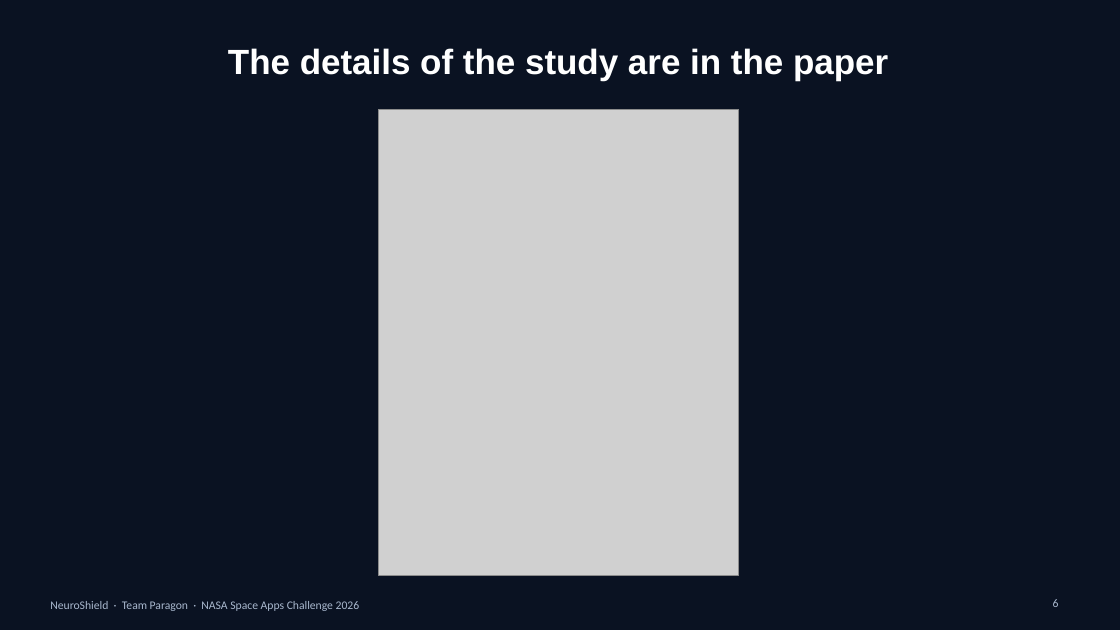
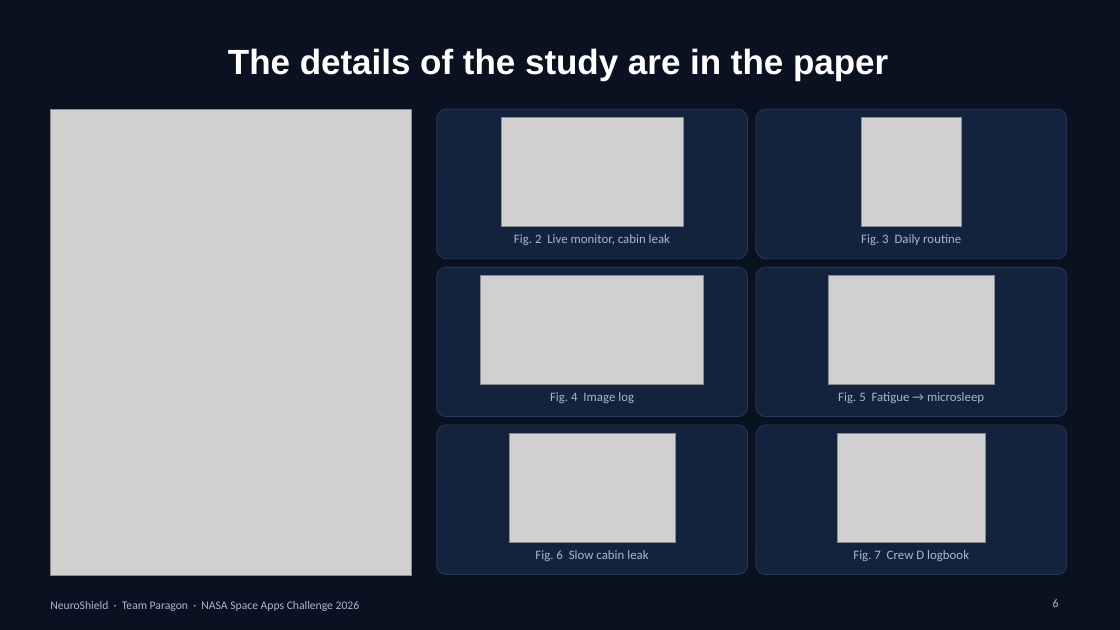
Before and after one commit to mucakir/NeuroShield, a slide deck: slide 6 of presentation/NeuroShield_TeamParagon.pptx. Drawn at 1120x630 pixels with LibreOffice and Linux fonts; fonts in the diff are those of the drawing; grey boxes stand for pictures. Boxes give left, top, right and bottom in pixels: in the first picture for what was removed or moved away, otherwise in the second. Text is boxed around its words. In the diff, an @@ line names an element or a change of style, - is before the commit and + after.

```diff
--- a/presentation/NeuroShield_TeamParagon.pptx
+++ b/presentation/NeuroShield_TeamParagon.pptx
@@ picture: place and size @@
-picture at <box>379,109,739,576</box>
+picture at <box>51,109,412,576</box>
@@ rounded rectangle added at <box>437,109,748,259</box>, fill #13223D, outline #24395C 0.75 pt @@
@@ picture added at <box>502,118,684,227</box> @@
@@ rounded rectangle added at <box>756,109,1067,259</box>, fill #13223D, outline #24395C 0.75 pt @@
@@ picture added at <box>862,118,962,227</box> @@
@@ text added at <box>514,234,670,245</box>, 11 pt, text #A9B8CE @@
+Fig. 2 Live monitor, cabin leak
@@ text added at <box>861,234,961,245</box>, 11 pt, text #A9B8CE @@
+Fig. 3 Daily routine
@@ rounded rectangle added at <box>437,267,748,417</box>, fill #13223D, outline #24395C 0.75 pt @@
@@ rounded rectangle added at <box>756,267,1067,417</box>, fill #13223D, outline #24395C 0.75 pt @@
@@ picture added at <box>481,276,703,385</box> @@
@@ picture added at <box>828,276,995,385</box> @@
@@ text added at <box>550,392,634,403</box>, 11 pt, text #A9B8CE @@
+Fig. 4 Image log
@@ text added at <box>838,392,984,403</box>, 11 pt, text #A9B8CE @@
+Fig. 5 Fatigue → microsleep
@@ rounded rectangle added at <box>437,425,748,575</box>, fill #13223D, outline #24395C 0.75 pt @@
@@ picture added at <box>509,434,676,543</box> @@
@@ rounded rectangle added at <box>756,425,1067,575</box>, fill #13223D, outline #24395C 0.75 pt @@
@@ picture added at <box>838,434,986,543</box> @@
@@ text added at <box>535,550,648,561</box>, 11 pt, text #A9B8CE @@
+Fig. 6 Slow cabin leak
@@ text added at <box>853,550,969,561</box>, 11 pt, text #A9B8CE @@
+Fig. 7 Crew D logbook
```
Also in this commit, not shown: 1 other slide changed, 1 other file.
